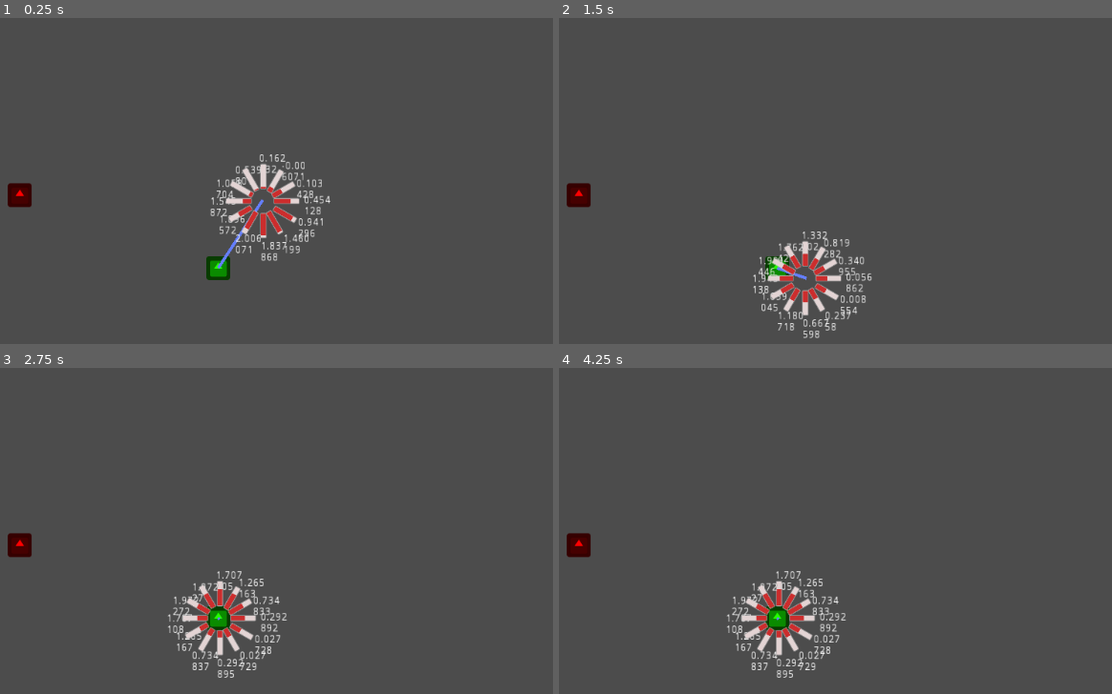
Above: before the commit, frames 1-4 (two rows, left to right).
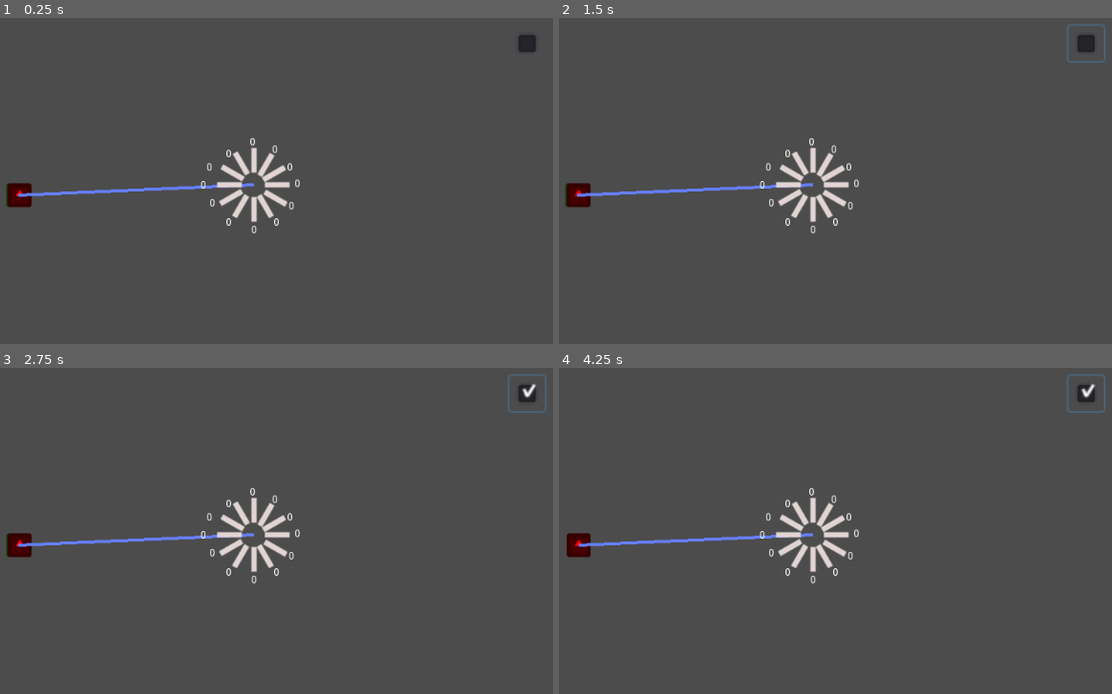
Above: after the commit, the same moments.

Repository: SleepingPhoenix1/Ai-test
Game: Godot game, scene res://Node2D.tscn
The game is run twice, just before and just after one commit, with the same random seed, the same clock (stepped at 60 frames per second) and the same inputs. The engine's default icon, where the game draws it, is replaced by a stand-in: a white triangle on a blue panel in a dark square.
Inputs (mouse positions are in pixels of both pictures, inside the frame that each line leads up to):
- Up to frame 1 (0.25 s): no input
- Up to frame 2 (1.5 s): click (1084, 44) at 0.52 s; click (1084, 44) at 1.27 s
- Up to frame 3 (2.75 s): click (525, 394) at 2.02 s
- Up to frame 4 (4.25 s): move the mouse to (774, 619) at 2.77 s; click (774, 619) at 2.85 s; move the mouse to (581, 544) at 3.52 s; click (581, 544) at 3.6 s

The runs differ from the first frame. In frame 1, 3.6% of the frame differs, in the area x 1-97%, y 5-81%; in frame 2, 4.2%; in frame 3, 4.3%, in the area x 1-99%, y 1-96%; in frame 4, 4.2%.

Commit message:
.

Diff:
--- /dev/null
+++ b/Global.gd
@@ -0,0 +1,5 @@
+extends Node
+
+
+var chased = false
+var fear = false
--- a/Node2D.gd
+++ b/Node2D.gd
@@ -2,14 +2,16 @@
 
 
 
-export(NodePath) var point2
 
 func _process(delta):
 	$line.clear_points()
 	$line.add_point($player.global_position)
 	$line.add_point($attract.global_position)
 
-	for i in $player/directions.get_children():
-		i.get_node("text").text = str(i.cast_to.dot(-$attract.global_position.direction_to($player.global_position)/8)+1)
-		i.get_node("pr").value = i.cast_to.dot(-$attract.global_position.direction_to($player.global_position)/8 + $fear.global_position.direction_to($player.global_position)/9)+1
+
 	#print(-$Node2D.global_position.direction_to(Vector2.ZERO)/8)
+
+
+
+func _on_CheckBox_toggled(button_pressed):
+	Global.chased = button_pressed
--- a/Node2D.tscn
+++ b/Node2D.tscn
@@ -34,11 +34,18 @@
 
 [sub_resource type="RectangleShape2D" id=3]
 
+[sub_resource type="CircleShape2D" id=5]
+radius = 135.0
+
+[sub_resource type="CircleShape2D" id=6]
+radius = 71.0634
+
 [node name="Node2D" type="Node2D"]
 script = ExtResource( 1 )
 
-[node name="attract" type="Area2D" parent="."]
-position = Vector2( -24, 56 )
+[node name="attract" type="Area2D" parent="." groups=["int_point"]]
+position = Vector2( -158, 7 )
+collision_layer = 2
 script = ExtResource( 4 )
 __meta__ = {
 "_edit_group_": true
@@ -52,8 +59,9 @@
 [node name="CollisionShape2D" type="CollisionShape2D" parent="attract"]
 shape = SubResource( 4 )
 
-[node name="fear" type="Area2D" parent="."]
+[node name="fear" type="Area2D" parent="." groups=["int_point"]]
 position = Vector2( -157, 7 )
+collision_layer = 4
 script = ExtResource( 5 )
 __meta__ = {
 "_edit_group_": true
@@ -79,6 +87,7 @@
 
 [node name="player" type="KinematicBody2D" parent="."]
 script = ExtResource( 3 )
+fear = [ NodePath("../fear") ]
 
 [node name="directions" type="Node2D" parent="player"]
 
@@ -395,5 +404,36 @@
 [node name="CollisionShape2D" type="CollisionShape2D" parent="player"]
 shape = SubResource( 3 )
 
+[node name="visibility_box" type="Area2D" parent="player"]
+collision_layer = 2
+collision_mask = 2
+monitorable = false
+__meta__ = {
+"_edit_group_": true,
+"_edit_lock_": true
+}
+
+[node name="CollisionShape2D" type="CollisionShape2D" parent="player/visibility_box"]
+shape = SubResource( 5 )
+
+[node name="fear_box" type="Area2D" parent="player"]
+collision_layer = 4
+collision_mask = 4
+monitorable = false
+__meta__ = {
+"_edit_group_": true,
+"_edit_lock_": true
+}
+
+[node name="CollisionShape2D" type="CollisionShape2D" parent="player/fear_box"]
+shape = SubResource( 6 )
+
+[node name="CheckBox" type="CheckBox" parent="."]
+margin_left = 171.0
+margin_top = -107.0
+margin_right = 195.0
+margin_bottom = -83.0
+
 [connection signal="input_event" from="attract" to="attract" method="_on_Node2D_input_event"]
 [connection signal="input_event" from="fear" to="fear" method="_on_fear_input_event"]
+[connection signal="toggled" from="CheckBox" to="." method="_on_CheckBox_toggled"]
--- a/fear.gd
+++ b/fear.gd
@@ -9,8 +9,6 @@
 func _process(delta):
 	if selected:
 		global_position = lerp(global_position, get_global_mouse_position(), 1)
-		$Icon.global_position = get_global_mouse_position()
-		$CollisionShape2D.global_position = get_global_mouse_position()
 #		look_at(get_global_mouse_position())
 
 
--- a/player.gd
+++ b/player.gd
@@ -1,5 +1,6 @@
 extends KinematicBody2D
 
+export var fear = []
 
 var speed = 50
 
@@ -21,15 +22,37 @@
 
 func _process(delta):
 
+	for i in $directions.get_children():
+		if Global.chased:
+			i.get_node("text").text = str(i.cast_to.dot(-get_node("../attract").global_position.direction_to(global_position)/8 )+1)
+			i.get_node("pr").value = i.cast_to.dot(-get_node("../attract").global_position.direction_to(global_position)/8 )+1
+		else:
+			i.get_node("text").text = "0"
+			i.get_node("pr").value = 0
+
+	for i in $directions.get_children():
+		directions[i.name] = i.get_node("pr").value
+
+	if !$visibility_box.get_overlapping_areas():
+		Global.chased = false
+	else: Global.chased = true
+
+	if !$fear_box.get_overlapping_areas():
+		Global.fear = false
+	else: Global.fear = true
+	#print(str(directions.values().max()))
 
 
-	for i in $directions.get_children():
-		var name = i.name
-		directions[name] = i.get_node("pr").value
+	if Global.chased:
+		if !Global.fear:
+			velocity = find_node(str(dict_find(directions,directions.values().max()))).cast_to/8
+		else:
+			velocity = find_node(str(directions.keys()[-2])).cast_to/8
+			print(directions.keys()[-2])
+	else: velocity = Vector2.ZERO
+	move_and_slide(velocity*speed, Vector2.UP)
 
-	#print(str(directions.values().max()))
-	velocity = find_node(str(dict_find(directions,directions.values().max()))).cast_to/8
-	move_and_slide(velocity*speed, Vector2.UP)
+
 
 func dict_find(dict: Dictionary, value):
 	var found = dict.values().find(value)
--- a/project.godot
+++ b/project.godot
@@ -14,6 +14,10 @@
 run/main_scene="res://Node2D.tscn"
 config/icon="res://icon.png"
 
+[autoload]
+
+Global="*res://Global.gd"
+
 [input]
 
 click={
Not shown: 1 places in Node2D.tscn that only renumber resources
Not shown, changed: dot test.exe
